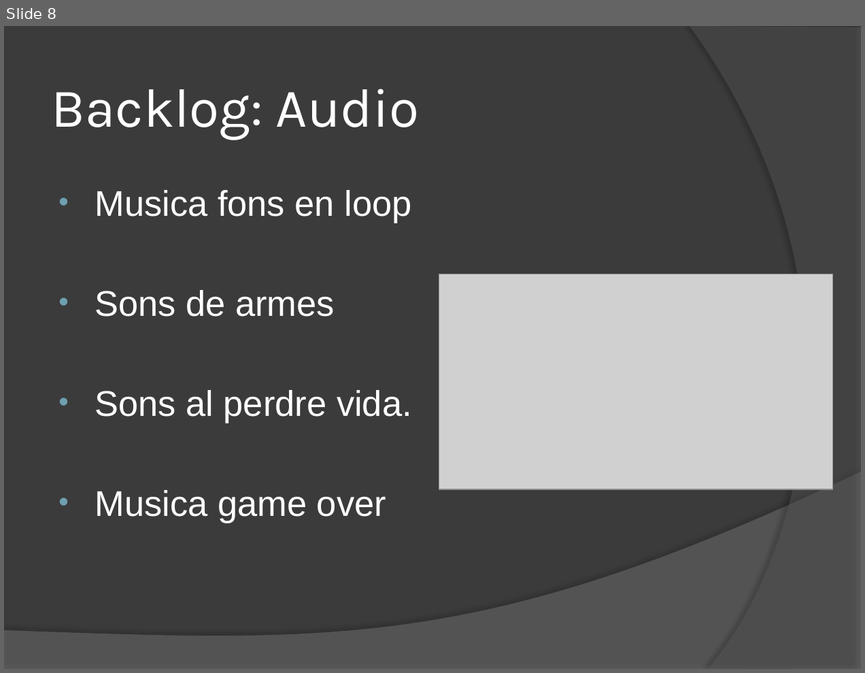
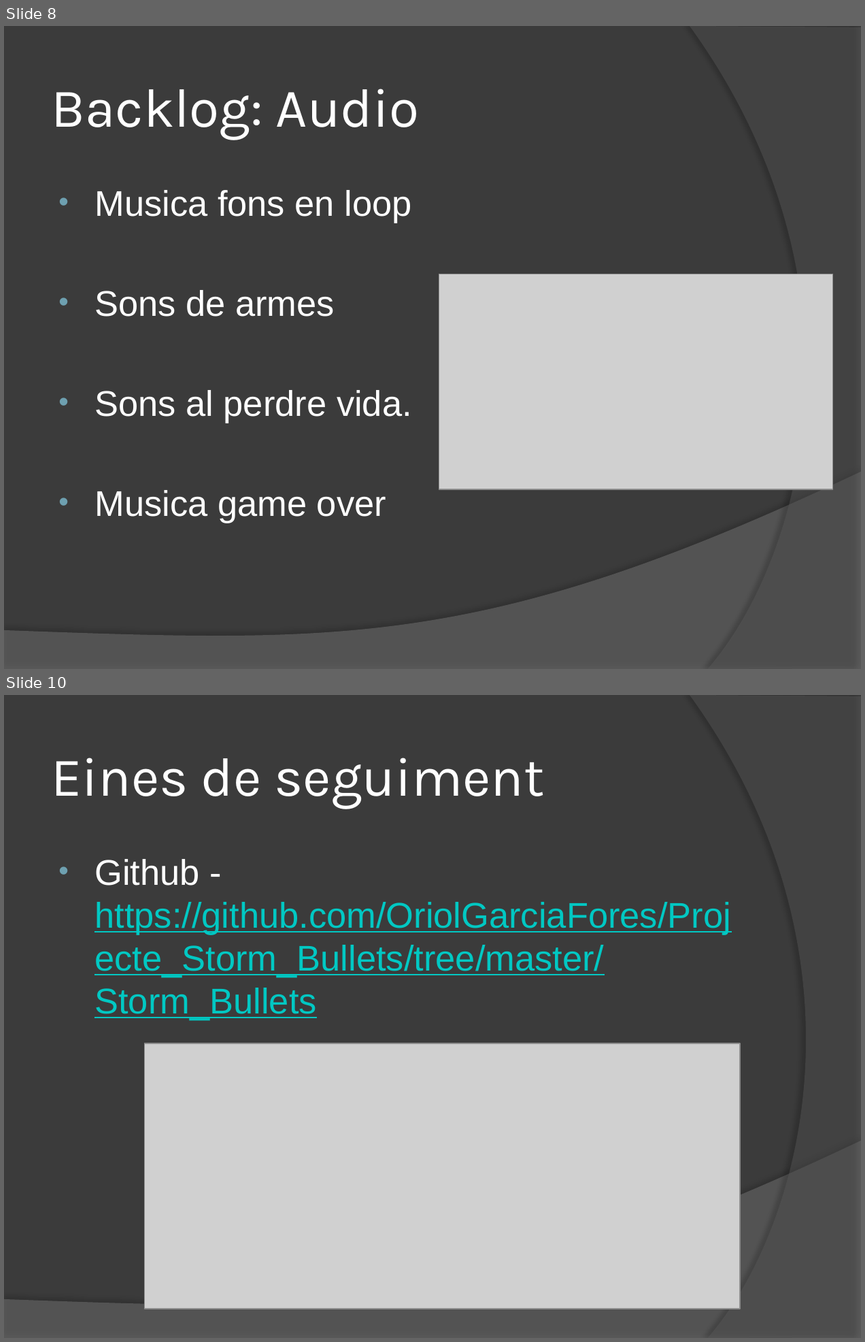
Before and after one commit to OriolGarciaFores/Projecte_Storm_Bullets, a slide deck: M013_UF1_Prototip_2_Oriol_Garcia/Prototip 2.pptx. Shown one above the other, each under a label of ours: slide 8 before the commit, slides 8 and 10 after it; the slides between them are not shown. The pictures are 865x673 and 865x1342 pixels, drawn with LibreOffice and Linux fonts; fonts in the diff are those of the drawing; grey boxes stand for pictures. Boxes give left, top, right and bottom in pixels: in the first picture for what was removed or moved away, otherwise in the second. Text is boxed around its words. In the diff, an @@ line names an element or a change of style, - is before the commit and + after.

```diff
--- a/M013_UF1_Prototip_2_Oriol_Garcia/Prototip 2.pptx
+++ b/M013_UF1_Prototip_2_Oriol_Garcia/Prototip 2.pptx
@@ slide 10 added at (4,695,861,1338), background #3B3B3B; not listed: 2 template elements that a slide beside it also shows @@
@@ title added at (51,758,545,809), 46 pt, text #FFFFFF @@
+Eines de seguiment
@@ text added at (94,859,731,1021), 30 pt, text #00C8C3, underline @@
+• Github - https://github.com/OriolGarciaFores/Projecte_Storm_Bullets/tree/master/Storm_Bullets
@@ picture added at (145,1043,740,1308) @@
```
Also in this commit, not shown: 2 slides changed, 2 other slides added, 2 slides removed, 1 other file.
